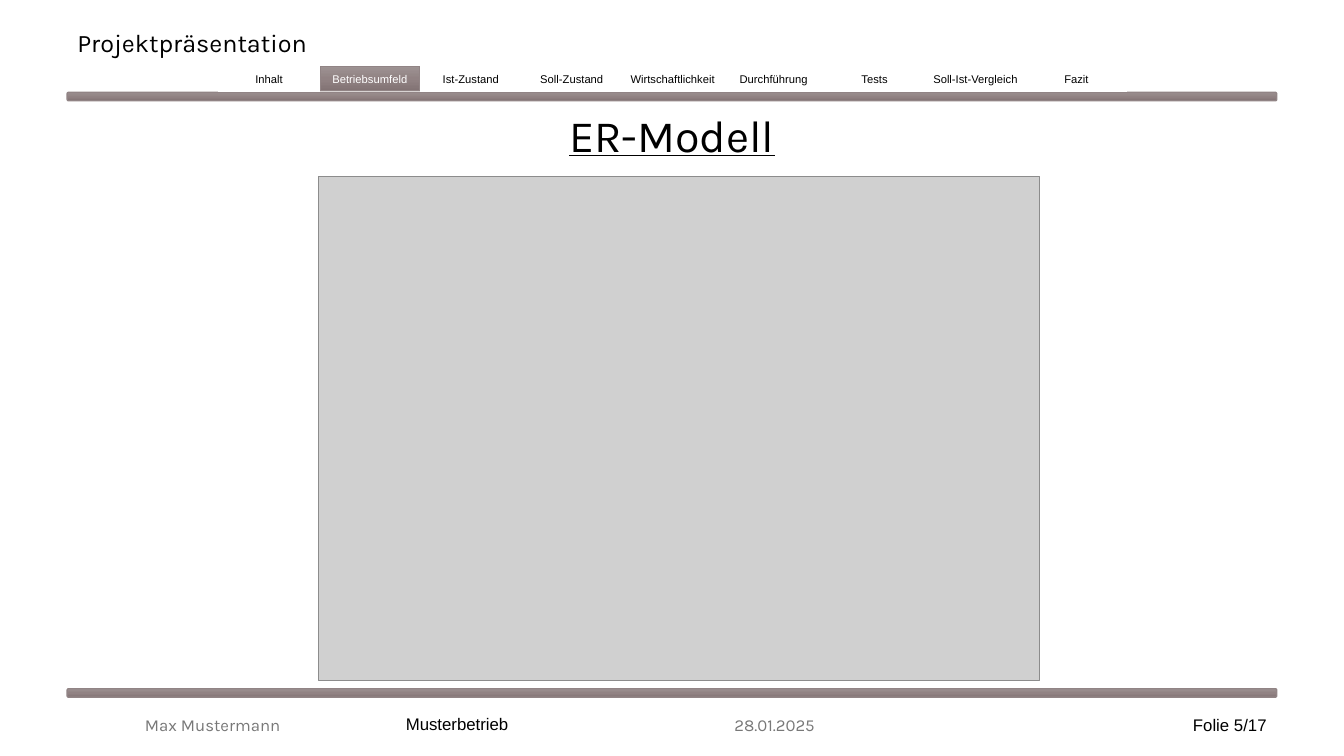
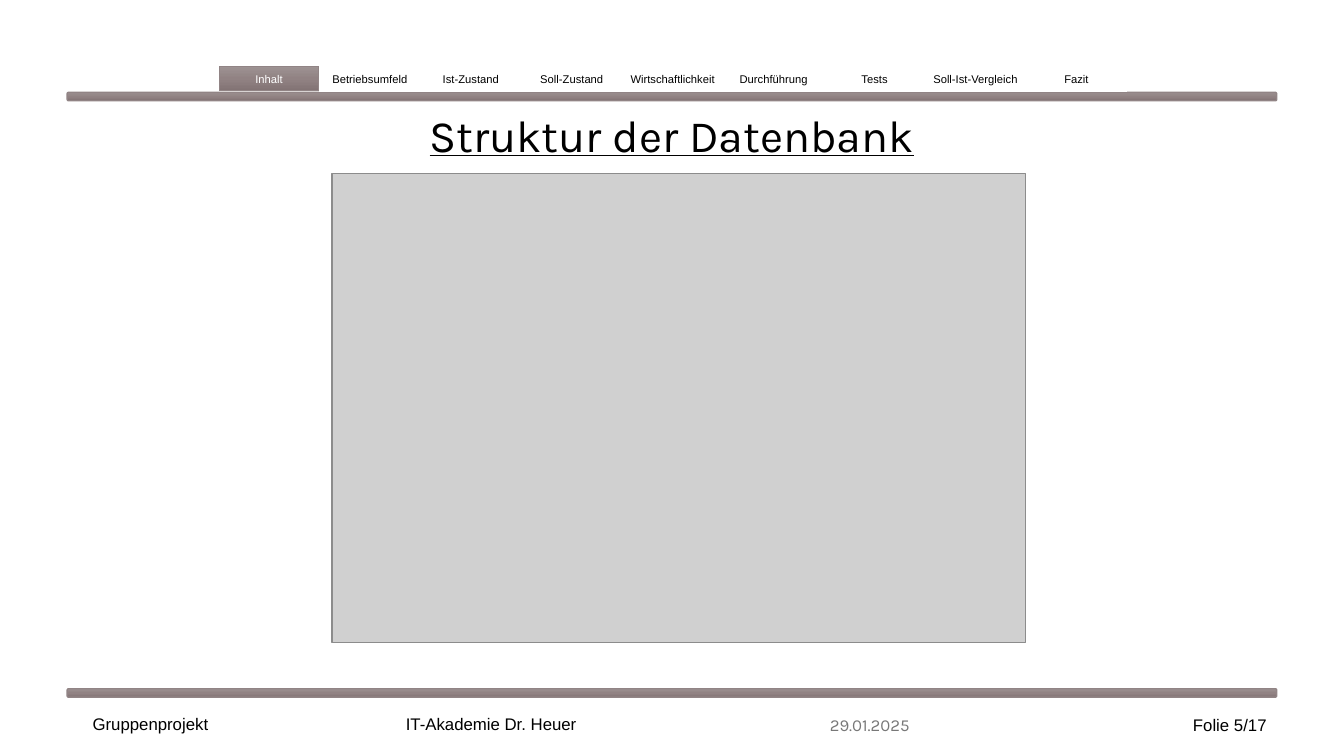
Before and after one commit to EkaterinaShmeleva/MediaManagementSystem, a slide deck: slide 5 of Medienverwaltungsdatenbank Gruppe1.pptx. Drawn at 1344x756 pixels with LibreOffice and Linux fonts; fonts in the diff are those of the drawing; grey boxes stand for pictures. Boxes give left, top, right and bottom in pixels: in the first picture for what was removed or moved away, otherwise in the second. Text is boxed around its words. In the diff, an @@ line names an element or a change of style, - is before the commit and + after.

Commit message:
Präsentation Inhalt aufgebaut

```diff
--- a/Medienverwaltungsdatenbank Gruppe1.pptx
+++ b/Medienverwaltungsdatenbank Gruppe1.pptx
@@ title removed at (77,34,307,58) @@
-Projektpräsentation
@@ rectangle "Inhalt" at (220,67,319,91): text colour #000000 to #FFFFFF; fill #FFFFFF to gradient #9D9293 to #928384 to #827475; outline #FFFFFF 1.5 pt to #918485 1 pt @@
@@ rectangle "Betriebsumfeld" at (321,67,419,91): text colour #FFFFFF to #000000; fill gradient #9D9293 to #928384 to #827475 to #FFFFFF; outline #918485 1 pt to #FFFFFF 1.5 pt @@
@@ text at (430,121,914,156): text changed @@
-ER-Modell
+Struktur der Datenbank
@@ picture: place and size @@
-picture at (319,176,1041,681)
+picture at (332,173,1025,642)
@@ text at (93,718,209,734): text changed; font Karla to Arial; text colour #797979 to #000000 @@
-Max Mustermann
+Gruppenprojekt
@@ text at (406,718,577,730): text changed @@
-Musterbetrieb
+IT-Akademie Dr. Heuer
@@ text at (830,720,910,731): text changed @@
-28.01.2025
+29.01.2025
```
Also in this commit, not shown: 12 other slides changed, 1 slide added, 1 slide removed, 1 other file.
